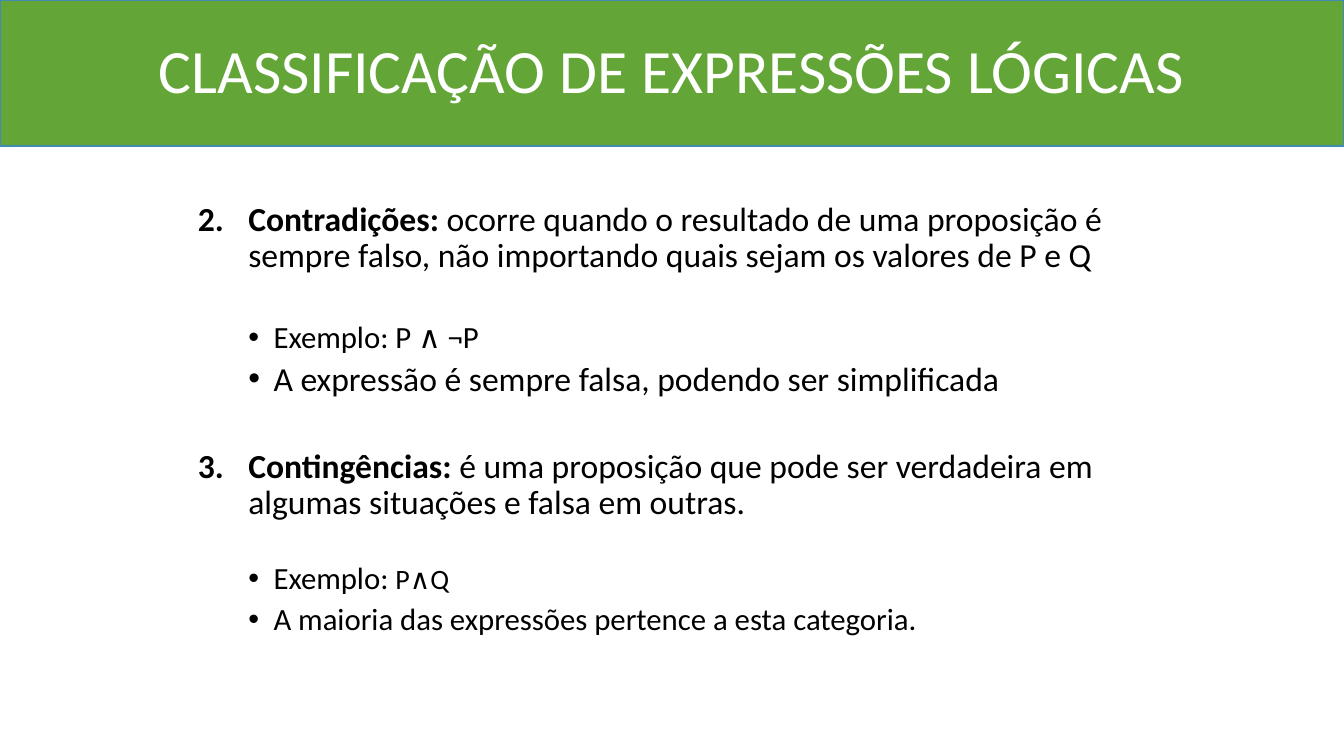
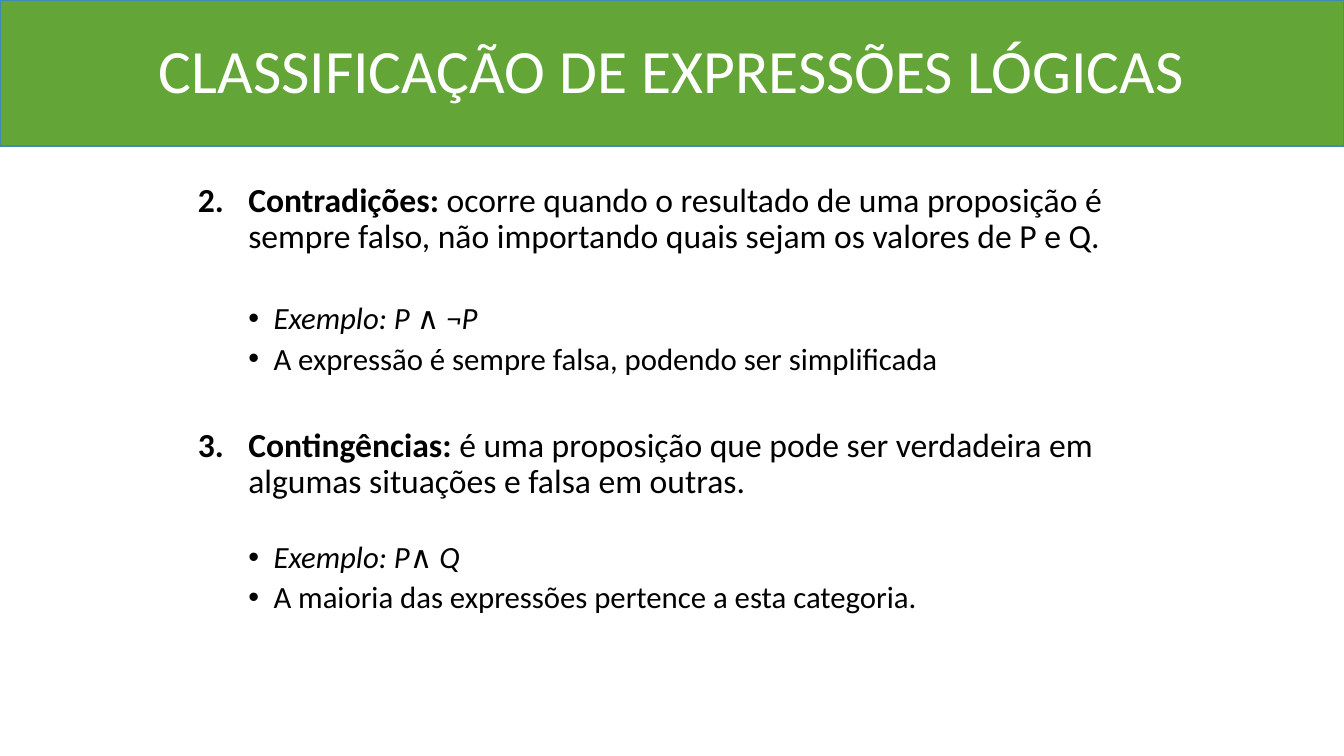
Before and after one commit to Marcio-Salmazo/Aulas, a slide deck: slide 28 of UNIUBE-MD/Teoria_MD.pptx. Drawn at 1344x756 pixels with LibreOffice and Linux fonts; fonts in the diff are those of the drawing. Boxes give left, top, right and bottom in pixels: in the first picture for what was removed or moved away, otherwise in the second. Text is boxed around its words. In the diff, an @@ line names an element or a change of style, - is before the commit and + after.

```diff
--- a/UNIUBE-MD/Teoria_MD.pptx
+++ b/UNIUBE-MD/Teoria_MD.pptx
@@ text "Contradições: ocorre quando o resultado ...": place and size @@
-text "Contradições: ocorre quando o resultado ..." at box(248, 207, 1102, 636)
+text "Contradições: ocorre quando o resultado ..." at box(248, 188, 1102, 614)
@@ text at box(248, 188, 1102, 254): text changed @@
-2. Contradições: ocorre quando o resultado de uma proposição é sempre falso, não importando quais sejam os valores de P e Q
+2. Contradições: ocorre quando o resultado de uma proposição é sempre falso, não importando quais sejam os valores de P e Q.
@@ text at box(274, 307, 937, 375): italic on in "Exemplo: P ∧ ¬P"; size 24 to 22 pt in "A expressão é sempre falsa, podendo ser ..." @@
@@ text at box(274, 546, 459, 573): text changed; italic on @@
-  • Exemplo: P∧Q
+  • Exemplo: P∧ Q
```
Also in this commit, not shown: 22 other slides changed, 11 slides added, 1 slide removed, 2 other files.
